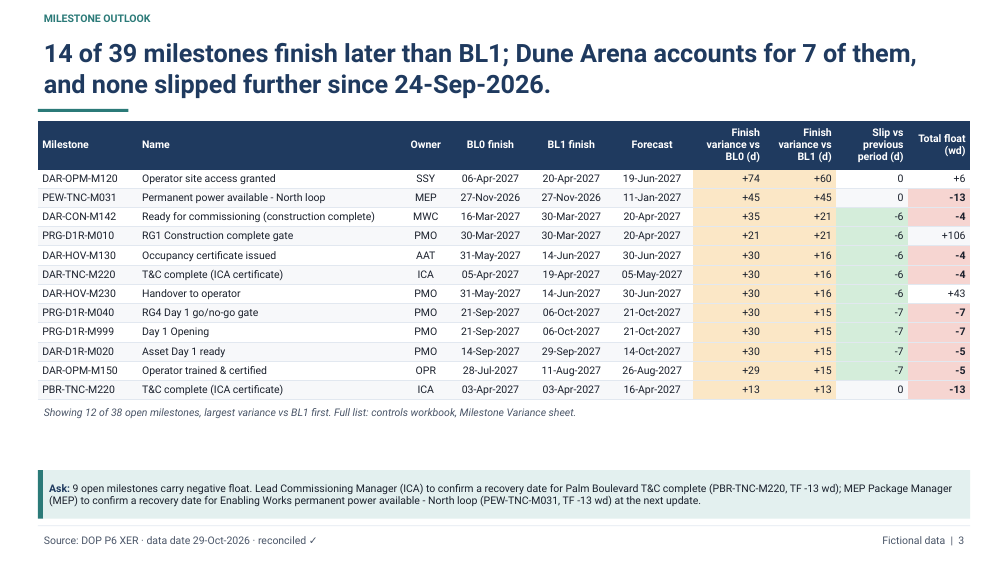
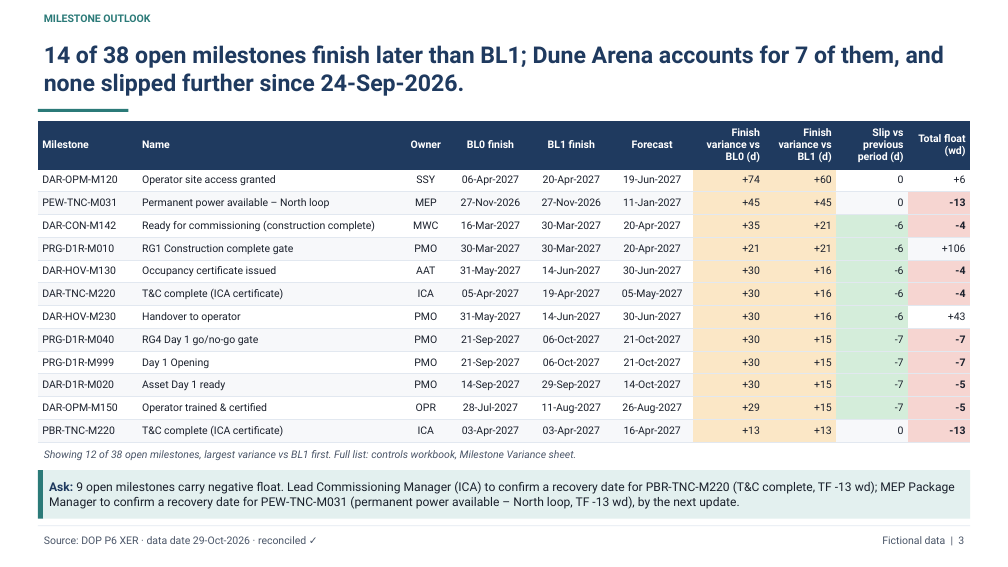
Before and after one commit to schedule-intelligence/destination-opening-programme, a slide deck: slide 3 of docs/downloads/DOP_monthly_pack_2026-10-29.pptx. Drawn at 1008x567 pixels with LibreOffice and Linux fonts; fonts in the diff are those of the drawing. Boxes give left, top, right and bottom in pixels: in the first picture for what was removed or moved away, otherwise in the second. Text is boxed around its words. In the diff, an @@ line names an element or a change of style, - is before the commit and + after.

```diff
--- a/docs/downloads/DOP_monthly_pack_2026-10-29.pptx
+++ b/docs/downloads/DOP_monthly_pack_2026-10-29.pptx
@@ text at [44, 45, 944, 96]: text changed; size 24 to 22 pt @@
-14 of 39 milestones finish later than BL1; Dune Arena accounts for 7 of them, and none slipped further since 24-Sep-2026.
+14 of 38 open milestones finish later than BL1; Dune Arena accounts for 7 of them, and none slipped further since 24‑Sep‑2026.
@@ table at [38, 121, 970, 442] @@
-row 2: DAR-OPM-M120 | Operator site access granted | SSY | 06-Apr-2027 | 20-Apr-2027 | 19-Jun-2027 | +74 | +60 | 0 | +6
+row 2: DAR‑OPM‑M120 | Operator site access granted | SSY | 06‑Apr‑2027 | 20‑Apr‑2027 | 19‑Jun‑2027 | +74 | +60 | 0 | +6
-row 3: PEW-TNC-M031 | Permanent power available - North loop | MEP | 27-Nov-2026 | 27-Nov-2026 | 11-Jan-2027 | +45 | +45 | 0 | -13
+row 3: PEW‑TNC‑M031 | Permanent power available – North loop | MEP | 27‑Nov‑2026 | 27‑Nov‑2026 | 11‑Jan‑2027 | +45 | +45 | 0 | -13
-row 4: DAR-CON-M142 | Ready for commissioning (construction complete) | MWC | 16-Mar-2027 | 30-Mar-2027 | 20-Apr-2027 | +35 | +21 | -6 | -4
+row 4: DAR‑CON‑M142 | Ready for commissioning (construction complete) | MWC | 16‑Mar‑2027 | 30‑Mar‑2027 | 20‑Apr‑2027 | +35 | +21 | -6 | -4
-row 5: PRG-D1R-M010 | RG1 Construction complete gate | PMO | 30-Mar-2027 | 30-Mar-2027 | 20-Apr-2027 | +21 | +21 | -6 | +106
+row 5: PRG‑D1R‑M010 | RG1 Construction complete gate | PMO | 30‑Mar‑2027 | 30‑Mar‑2027 | 20‑Apr‑2027 | +21 | +21 | -6 | +106
-row 6: DAR-HOV-M130 | Occupancy certificate issued | AAT | 31-May-2027 | 14-Jun-2027 | 30-Jun-2027 | +30 | +16 | -6 | -4
+row 6: DAR‑HOV‑M130 | Occupancy certificate issued | AAT | 31‑May‑2027 | 14‑Jun‑2027 | 30‑Jun‑2027 | +30 | +16 | -6 | -4
-row 7: DAR-TNC-M220 | T&C complete (ICA certificate) | ICA | 05-Apr-2027 | 19-Apr-2027 | 05-May-2027 | +30 | +16 | -6 | -4
+row 7: DAR‑TNC‑M220 | T&C complete (ICA certificate) | ICA | 05‑Apr‑2027 | 19‑Apr‑2027 | 05‑May‑2027 | +30 | +16 | -6 | -4
-row 8: DAR-HOV-M230 | Handover to operator | PMO | 31-May-2027 | 14-Jun-2027 | 30-Jun-2027 | +30 | +16 | -6 | +43
+row 8: DAR‑HOV‑M230 | Handover to operator | PMO | 31‑May‑2027 | 14‑Jun‑2027 | 30‑Jun‑2027 | +30 | +16 | -6 | +43
-row 9: PRG-D1R-M040 | RG4 Day 1 go/no-go gate | PMO | 21-Sep-2027 | 06-Oct-2027 | 21-Oct-2027 | +30 | +15 | -7 | -7
+row 9: PRG‑D1R‑M040 | RG4 Day 1 go/no-go gate | PMO | 21‑Sep‑2027 | 06‑Oct‑2027 | 21‑Oct‑2027 | +30 | +15 | -7 | -7
-row 10: PRG-D1R-M999 | Day 1 Opening | PMO | 21-Sep-2027 | 06-Oct-2027 | 21-Oct-2027 | +30 | +15 | -7 | -7
+row 10: PRG‑D1R‑M999 | Day 1 Opening | PMO | 21‑Sep‑2027 | 06‑Oct‑2027 | 21‑Oct‑2027 | +30 | +15 | -7 | -7
-row 11: DAR-D1R-M020 | Asset Day 1 ready | PMO | 14-Sep-2027 | 29-Sep-2027 | 14-Oct-2027 | +30 | +15 | -7 | -5
+row 11: DAR‑D1R‑M020 | Asset Day 1 ready | PMO | 14‑Sep‑2027 | 29‑Sep‑2027 | 14‑Oct‑2027 | +30 | +15 | -7 | -5
-row 12: DAR-OPM-M150 | Operator trained & certified | OPR | 28-Jul-2027 | 11-Aug-2027 | 26-Aug-2027 | +29 | +15 | -7 | -5
+row 12: DAR‑OPM‑M150 | Operator trained & certified | OPR | 28‑Jul‑2027 | 11‑Aug‑2027 | 26‑Aug‑2027 | +29 | +15 | -7 | -5
-row 13: PBR-TNC-M220 | T&C complete (ICA certificate) | ICA | 03-Apr-2027 | 03-Apr-2027 | 16-Apr-2027 | +13 | +13 | 0 | -13
+row 13: PBR‑TNC‑M220 | T&C complete (ICA certificate) | ICA | 03‑Apr‑2027 | 03‑Apr‑2027 | 16‑Apr‑2027 | +13 | +13 | 0 | -13
@@ text "Showing 12 of 38 open ...": place and size @@
-text "Showing 12 of 38 open ..." at [44, 408, 577, 418]
+text "Showing 12 of 38 open ..." at [44, 450, 577, 460]
@@ text in rectangle at [49, 481, 954, 509]: text changed; size 10 to 11.5 pt @@
-Ask: 9 open milestones carry negative float. Lead Commissioning Manager (ICA) to confirm a recovery date for Palm Boulevard T&C complete (PBR-TNC-M220, TF -13 wd); MEP Package Manager (MEP) to confirm a recovery date for Enabling Works permanent power available - North loop (PEW-TNC-M031, TF -13 wd) at the next update.
+Ask: 9 open milestones carry negative float. Lead Commissioning Manager (ICA) to confirm a recovery date for PBR‑TNC‑M220 (T&C complete, TF -13 wd); MEP Package Manager to confirm a recovery date for PEW‑TNC‑M031 (permanent power available – North loop, TF -13 wd), by the next update.
```
Also in this commit, not shown: 14 other slides changed, 37 other files.
